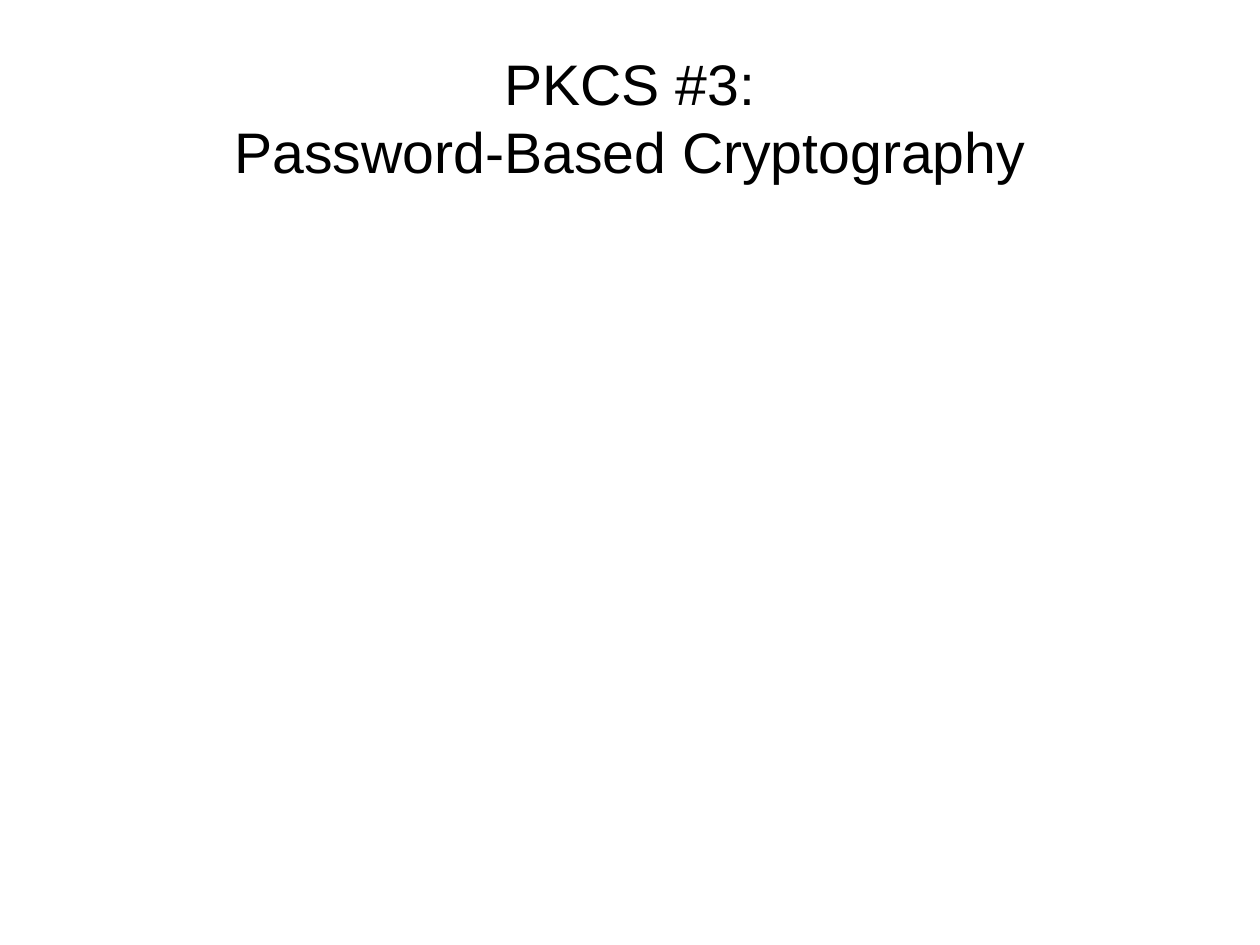
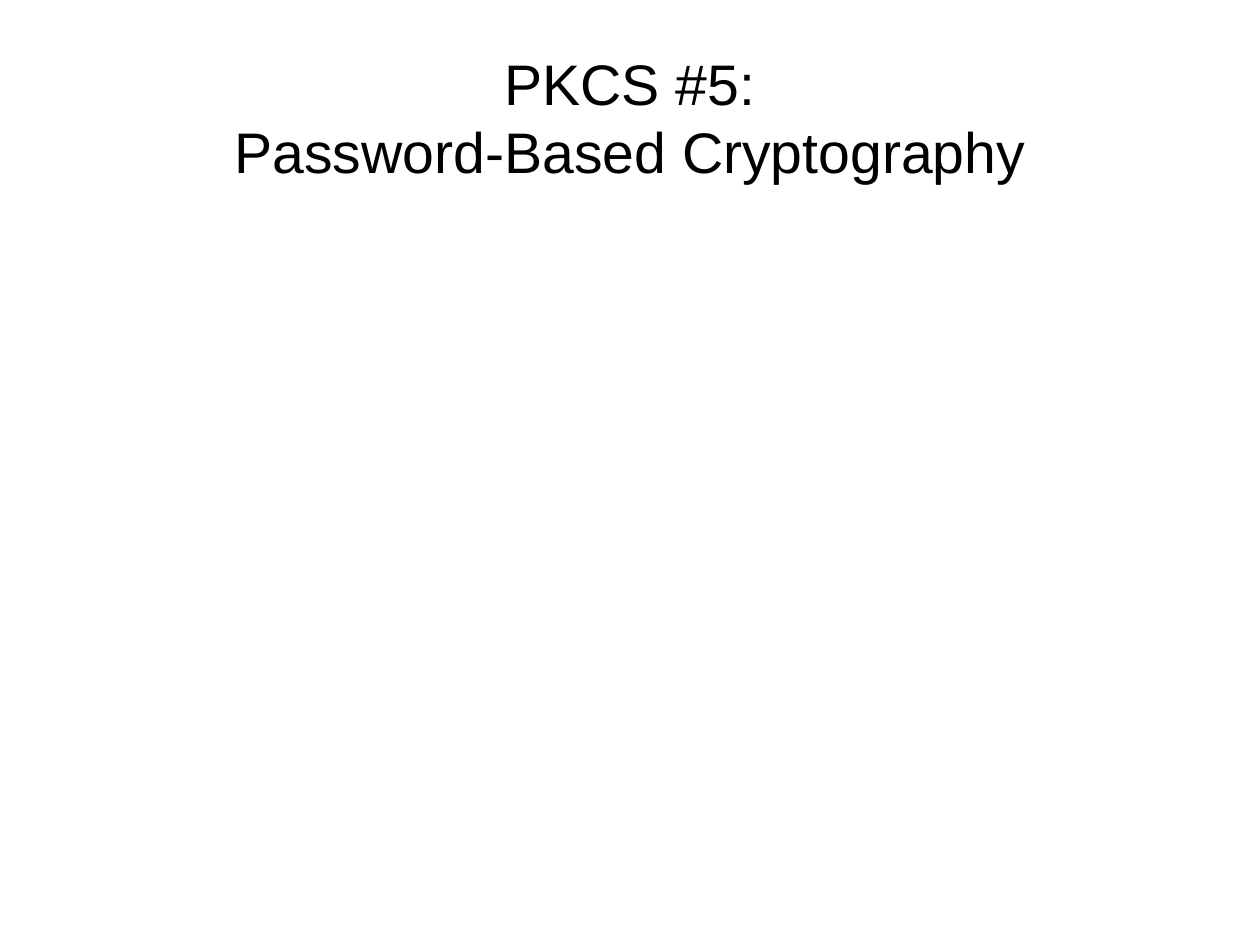
Before and after one commit to FFHS-Inf-2010-students/sa-krypt, a slide deck: slide 11 of pres/praesentation.odp (slide 7 before the commit). Drawn at 1260x945 pixels with LibreOffice and Linux fonts; fonts in the diff are those of the drawing. Boxes give left, top, right and bottom in pixels: in the first picture for what was removed or moved away, otherwise in the second. Text is boxed around its words. In the diff, an @@ line names an element or a change of style, - is before the commit and + after.

Commit message:
PKCS 3, 12, 15 hinzufügen

```diff
--- a/pres/praesentation.odp
+++ b/pres/praesentation.odp
@@ title at [234,65,1025,184]: text changed @@
-PKCS #3:
-Password-Based Cryptography
+PKCS #5:
+Password-Based Cryptography
```
Also in this commit, not shown: 22 other slides changed, 10 slides added, 14 slides removed, 2 other files.
